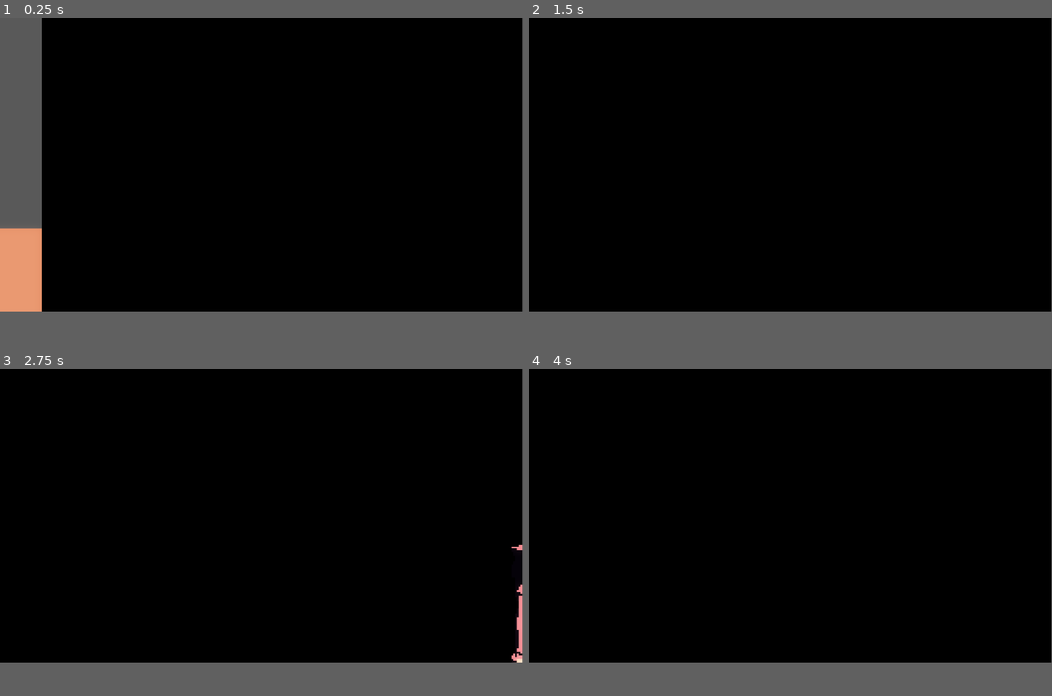
Above: before the commit, frames 1-4 (two rows, left to right).
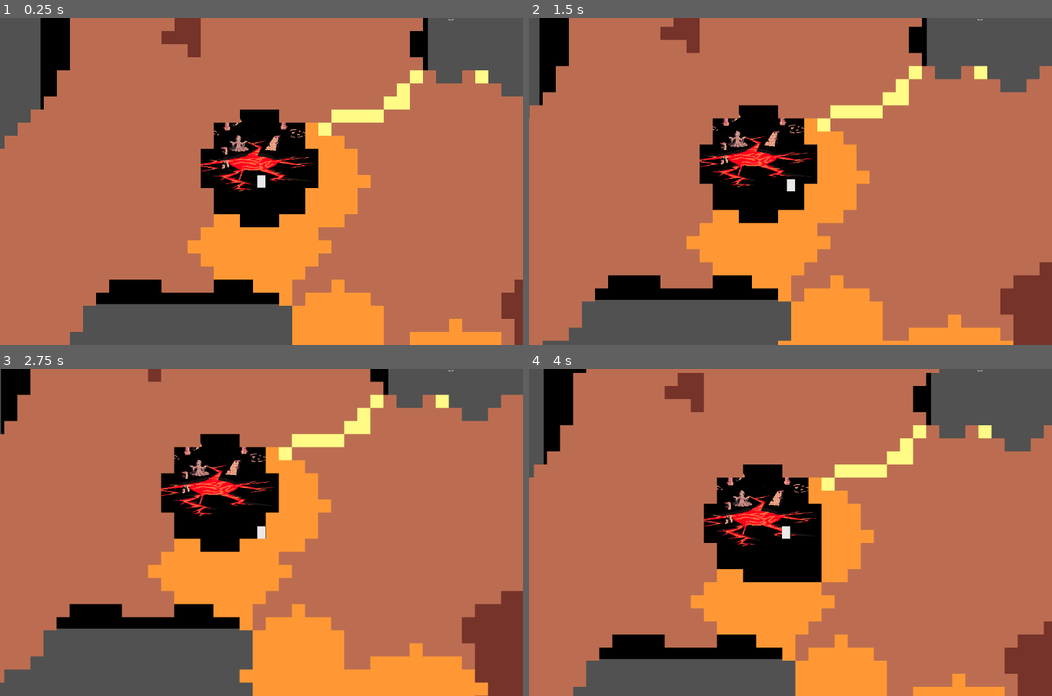
Above: after the commit, the same moments.

Repository: sethbuening/Eclipse-Rogue
Game: Godot game, scene res://scenes/game.tscn
Same seed, same stepped clock (60 frames per second), same inputs: the game is played once before the commit and once after it.
Inputs:
- Up to frame 1 (0.25 s): no input
- Up to frame 2 (1.5 s): tap Enter at 0.5 s; hold D (move_right) 0.53-1.28 s; tap E (attack_interact) at 0.6, 1.35 s; hold S (move_down) from 1.28 s (still down)
- Up to frame 3 (2.75 s): release S (move_down) at 2.03 s; hold D (move_right) from 2.03 s (still down); tap E (attack_interact) at 2.1 s
- Up to frame 4 (4 s): release D (move_right) at 2.78 s; hold W (move_up) 2.78-3.53 s; tap E (attack_interact) at 2.85, 3.6 s; hold A (move_left) from 3.53 s (still down)
In our replay, the window is 799x449 before the commit and 800x500 after it. These sizes can differ from the game's own. Grey fills any space a smaller window leaves; there, only what the larger window draws over its background counts as a difference.

The runs differ from the first frame. In frame 1, 85% of the frame differs, in the area x 0-100%, y 0-100%; in frame 2, 87%; in frame 3, 88%; in frame 4, 87%.

Commit message:
Camera and glow updates

Diff:
--- a/eclipse/environment.tres
+++ /dev/null
@@ -1,13 +0,0 @@
-[gd_resource type="Environment" format=3 uid="uid://cery84ong0tvf"]
-
-[resource]
-background_mode = 3
-tonemap_mode = 3
-glow_enabled = true
-glow_levels/2 = 0.0
-glow_levels/3 = 0.2
-glow_levels/4 = 0.01
-glow_normalized = true
-glow_intensity = 3.24
-glow_blend_mode = 0
-glow_hdr_threshold = 0.5
--- a/eclipse/project.godot
+++ b/eclipse/project.godot
@@ -21,9 +21,11 @@
 
 [display]
 
+window/size/viewport_width=4608
+window/size/viewport_height=2592
 window/size/mode=3
-window/stretch/scale=4.0
 window/stretch/scale_mode="integer"
+window/defaults/default_environment="uid://cery84ong0tvf"
 
 [input]
 
@@ -83,3 +85,5 @@
 rendering_device/driver.windows="d3d12"
 renderer/rendering_method="mobile"
 viewport/hdr_2d=true
+limits/size/viewport_height=2592
+limits/size/viewport_width=4608
--- a/eclipse/scenes/basalt_altar.tscn
+++ b/eclipse/scenes/basalt_altar.tscn
@@ -15,20 +15,11 @@
 offsets = PackedFloat32Array(0, 0.2795699, 0.87096775, 1)
 colors = PackedColorArray(0.9019608, 0.101960786, 0, 1, 0.7647059, 0.40392157, 0, 1, 0.29411766, 0.2784314, 0.29411766, 0.5529412, 0.41568628, 0.41568628, 0.41568628, 0)
 
-[sub_resource type="Gradient" id="Gradient_4037l"]
-colors = PackedColorArray(1, 1, 1, 1, 1, 1, 1, 0)
-
-[sub_resource type="GradientTexture2D" id="GradientTexture2D_gejux"]
-gradient = SubResource("Gradient_4037l")
-fill = 1
-fill_from = Vector2(0.5, 0.5)
-fill_to = Vector2(0.866, 0.133)
-
 [node name="BasaltAltar" type="Node2D" unique_id=1391256680]
 
 [node name="lava" type="Sprite2D" parent="." unique_id=1819851708]
-modulate = Color(1.8247963, 1.1190649, 0.9723285, 1)
-position = Vector2(2, 14)
+modulate = Color(1.8247963, 1.8247963, 1.8247963, 1)
+position = Vector2(3, 9)
 texture = ExtResource("2_xmci6")
 
 [node name="everything else" type="Sprite2D" parent="." unique_id=556595878]
@@ -49,8 +40,3 @@
 initial_velocity_min = 10.0
 initial_velocity_max = 20.0
 color_ramp = SubResource("Gradient_5kmrg")
-
-[node name="PointLight2D" type="PointLight2D" parent="." unique_id=1857170682]
-visible = false
-position = Vector2(-130, 8)
-texture = SubResource("GradientTexture2D_gejux")
--- a/eclipse/scenes/game.tscn
+++ b/eclipse/scenes/game.tscn
@@ -5,38 +5,37 @@
 [ext_resource type="Script" uid="uid://dnkle1hwxuime" path="res://scripts/TilemapManager.gd" id="4_lbhrr"]
 [ext_resource type="Texture2D" uid="uid://q2dnkkpl21ee" path="res://art/tempatlas.png" id="5_iywne"]
 [ext_resource type="PackedScene" uid="uid://cfpcxmav7qfv3" path="res://scenes/basalt_altar.tscn" id="5_p57ef"]
-[ext_resource type="Environment" uid="uid://cery84ong0tvf" path="res://environment.tres" id="6_p57ef"]
+
+[sub_resource type="Environment" id="Environment_iywne"]
+background_mode = 3
+tonemap_mode = 3
+glow_enabled = true
+glow_normalized = true
+glow_strength = 1.5
+glow_blend_mode = 0
 
 [node name="game" type="Node2D" unique_id=218660419]
 
-[node name="SubViewportContainer" type="SubViewportContainer" parent="." unique_id=1863322965]
-offset_right = 40.0
-offset_bottom = 40.0
-
-[node name="SubViewport" type="SubViewport" parent="SubViewportContainer" unique_id=2115058]
-size = Vector2i(1152, 648)
-
-[node name="Camera2D" type="Camera2D" parent="SubViewportContainer/SubViewport" unique_id=1754347079 node_paths=PackedStringArray("target")]
+[node name="Camera2D" type="Camera2D" parent="." unique_id=1754347079 node_paths=PackedStringArray("target")]
+zoom = Vector2(2, 2)
 script = ExtResource("3_lnu2h")
 target = NodePath("../Player")
 
-[node name="Player" parent="SubViewportContainer/SubViewport" unique_id=341096909 instance=ExtResource("1_uwrxv")]
+[node name="Player" parent="." unique_id=341096909 instance=ExtResource("1_uwrxv")]
 unique_name_in_owner = true
+modulate = Color(0.796243, 0.796243, 0.796243, 1)
 z_index = 2
-position = Vector2(33, 80)
+position = Vector2(21, 48)
 
-[node name="TilemapManager" type="Node" parent="SubViewportContainer/SubViewport" unique_id=248983693]
+[node name="TilemapManager" type="Node" parent="." unique_id=248983693]
 unique_name_in_owner = true
 script = ExtResource("4_lbhrr")
 tile_atlas = ExtResource("5_iywne")
 
-[node name="WorldEnvironment" type="WorldEnvironment" parent="SubViewportContainer/SubViewport" unique_id=744240700]
-environment = ExtResource("6_p57ef")
-
-[node name="CanvasLayer" type="CanvasLayer" parent="SubViewportContainer/SubViewport" unique_id=1395920423]
+[node name="CanvasLayer" type="CanvasLayer" parent="." unique_id=1395920423]
 layer = 2
 
-[node name="Control" type="Control" parent="SubViewportContainer/SubViewport/CanvasLayer" unique_id=888524823]
+[node name="Control" type="Control" parent="CanvasLayer" unique_id=888524823]
 layout_mode = 3
 anchors_preset = 1
 anchor_left = 1.0
@@ -44,7 +43,7 @@
 grow_horizontal = 0
 metadata/_edit_use_anchors_ = true
 
-[node name="DebugInfo" type="Label" parent="SubViewportContainer/SubViewport/CanvasLayer/Control" unique_id=1416814218]
+[node name="DebugInfo" type="Label" parent="CanvasLayer/Control" unique_id=1416814218]
 unique_name_in_owner = true
 z_index = 1
 layout_mode = 0
@@ -54,8 +53,11 @@
 theme_override_font_sizes/font_size = 8
 metadata/_edit_use_anchors_ = true
 
-[node name="BasaltAltar" parent="SubViewportContainer/SubViewport" unique_id=1391256680 instance=ExtResource("5_p57ef")]
+[node name="BasaltAltar" parent="." unique_id=1391256680 instance=ExtResource("5_p57ef")]
 
-[node name="CanvasModulate" type="CanvasModulate" parent="SubViewportContainer/SubViewport" unique_id=1136346527]
+[node name="CanvasModulate" type="CanvasModulate" parent="." unique_id=1136346527]
 visible = false
-color = Color(0.30692267, 0.3069227, 0.3069227, 1)
+color = Color(0.47007585, 0.47007585, 0.47007585, 1)
+
+[node name="WorldEnvironment" type="WorldEnvironment" parent="." unique_id=1316779093]
+environment = SubResource("Environment_iywne")
--- a/eclipse/scenes/subpixel_camera.gd
+++ b/eclipse/scenes/subpixel_camera.gd
@@ -15,6 +15,6 @@
 	if target == null:
 		return
 	var t := 1.0 - exp(-follow_speed * delta)
-	global_position = floor(global_position.lerp(target.global_position, t))
+	global_position = global_position.lerp(target.global_position, t)
 	if global_position.distance_to(target.global_position) < 0.5:
 		global_position = target.global_position
--- a/eclipse/scripts/TilemapManager.gd
+++ b/eclipse/scripts/TilemapManager.gd
@@ -128,6 +128,7 @@
 	static_body                 = StaticBody2D.new()
 	static_body.collision_layer = 1
 	static_body.collision_mask  = 0
+	static_body.scale = get_parent().scale
 	%TilemapManager.add_child(static_body)
 
 	multimesh                  = MultiMesh.new()
@@ -138,6 +139,7 @@
 	multimesh.instance_count   = tile_types.size()
 
 	multimesh_instance              = MultiMeshInstance2D.new()
+	multimesh_instance.scale = get_parent().scale
 	multimesh_instance.multimesh    = multimesh
 	multimesh_instance.texture      = tile_atlas
 
@@ -215,8 +217,9 @@
 		_:                 return 3
 
 func world_to_map(world_pos: Vector2) -> Vector2i:
-	@warning_ignore("integer_division")
-	return Vector2i((world_pos / Vector2(TILE_SIZE)).floor()) + Vector2i(WIDTH / 2, HEIGHT / 2)
+	var local_pos: Vector2 = world_pos / get_parent().scale
+	@warning_ignore("integer_division")
+	return Vector2i((local_pos / Vector2(TILE_SIZE)).floor()) + Vector2i(WIDTH / 2, HEIGHT / 2)
 
 func tile_exists(map_pos: Vector2i) -> bool:
 	return tile_types.has(map_pos)
--- a/eclipse/scripts/player.gd
+++ b/eclipse/scripts/player.gd
@@ -1,7 +1,7 @@
 extends CharacterBody2D
 
 var movement_enabled: bool = true
-@export var speed: float = 100.0 * scale.x
+@onready var speed: float = 100.0 * get_parent().scale.x
 
 # Called every frame. 'delta' is the elapsed time since the previous frame.
 func _process(delta: float) -> void:
Binary file changed: eclipse/art/basalt_shrine_light.aseprite
Binary file changed: eclipse/art/basalt_shrine_light.png
Binary file changed: eclipse/art/lava.png
Not shown, changed: eclipse/art/lava.png.import
Binary file changed: eclipse/art/shrine.aseprite
Binary file changed: eclipse/art/shrine.png
Not shown: 1 places in eclipse/scenes/basalt_altar.tscn that only renumber resources
